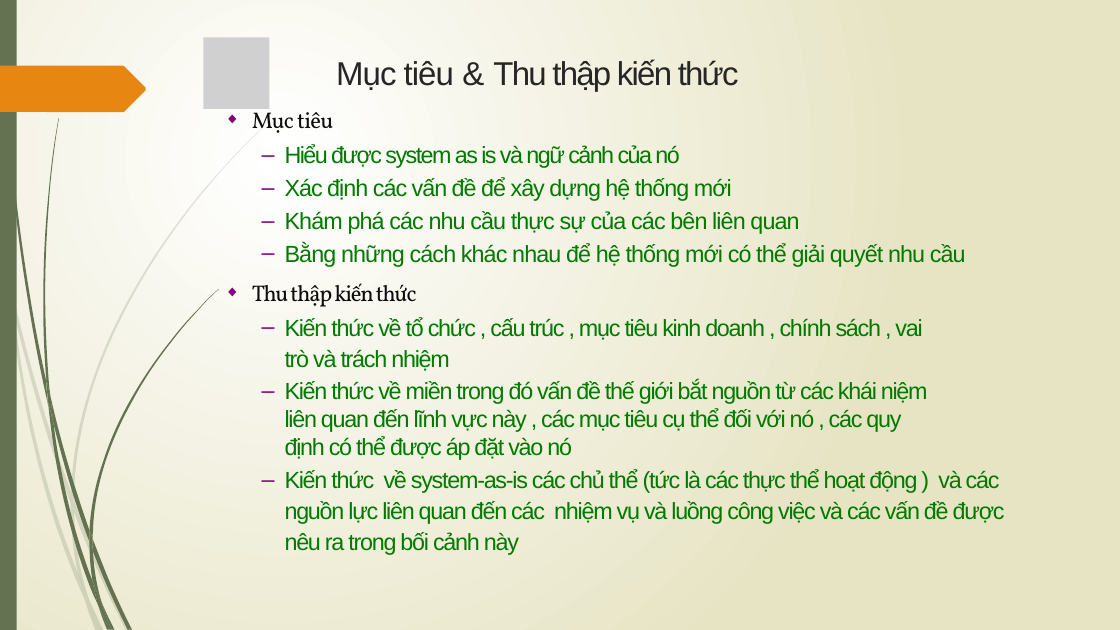
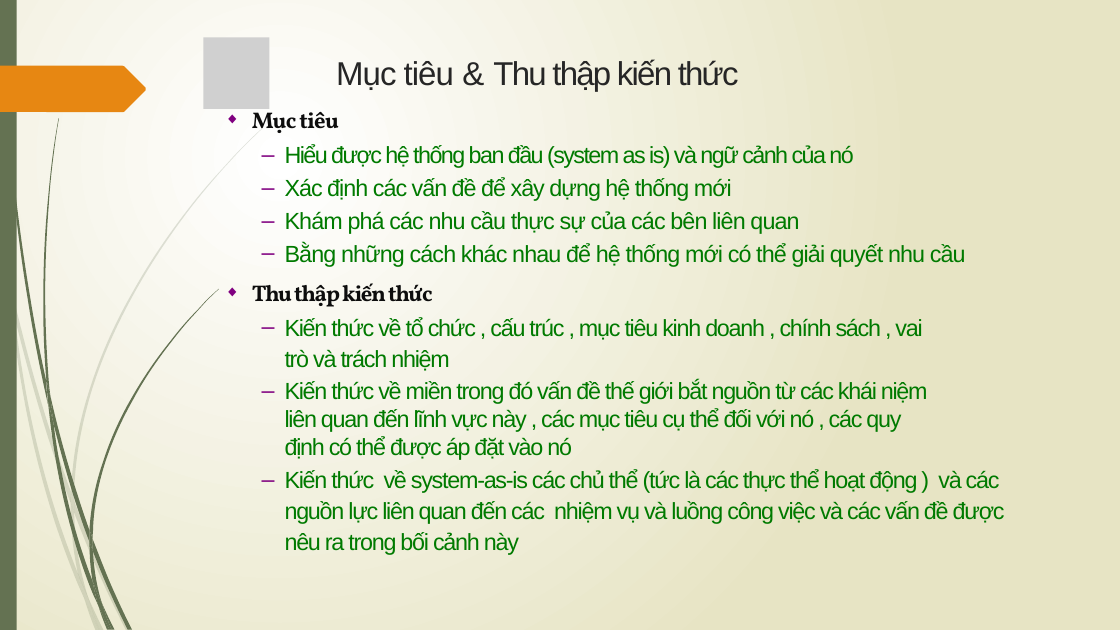
Before and after one commit to vutuanhai237/CourseMaterials, a slide deck: slide 4 of SE357-Requirement engineering/Slides/Lý thuyết/Bài 4- Khám phá yêu cầu.pptx. Drawn at 1120x630 pixels with LibreOffice and Linux fonts; fonts in the diff are those of the drawing; grey boxes stand for pictures. Boxes give left, top, right and bottom in pixels: in the first picture for what was removed or moved away, otherwise in the second. Text is boxed around its words. In the diff, an @@ line names an element or a change of style, - is before the commit and + after.

```diff
--- a/SE357-Requirement engineering/Slides/Lý thuyết/Bài 4- Khám phá yêu cầu.pptx
+++ b/SE357-Requirement engineering/Slides/Lý thuyết/Bài 4- Khám phá yêu cầu.pptx
@@ text at box(252, 106, 433, 307): bold on in "Mục tiêu", "Thu thập kiến thức" @@
@@ text at box(285, 145, 853, 168): text changed @@
-  – Hiểu được system as is và ngữ cảnh của nó
+  – Hiểu được hệ thống ban đầu (system as is) và ngữ cảnh của nó
```
Also in this commit, not shown: 15 other slides changed, 6 slides added, 3 slides removed, 19 other files.
